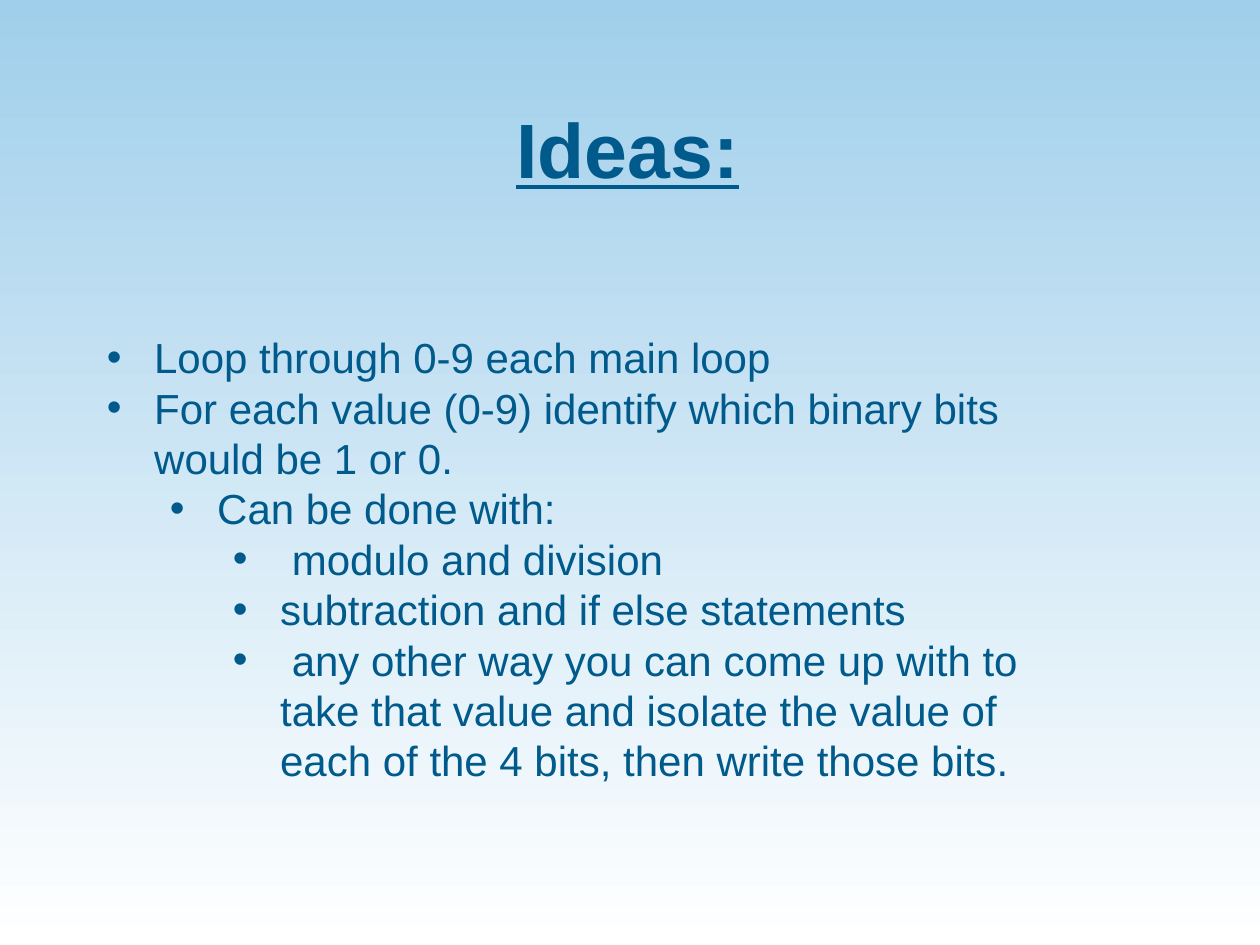
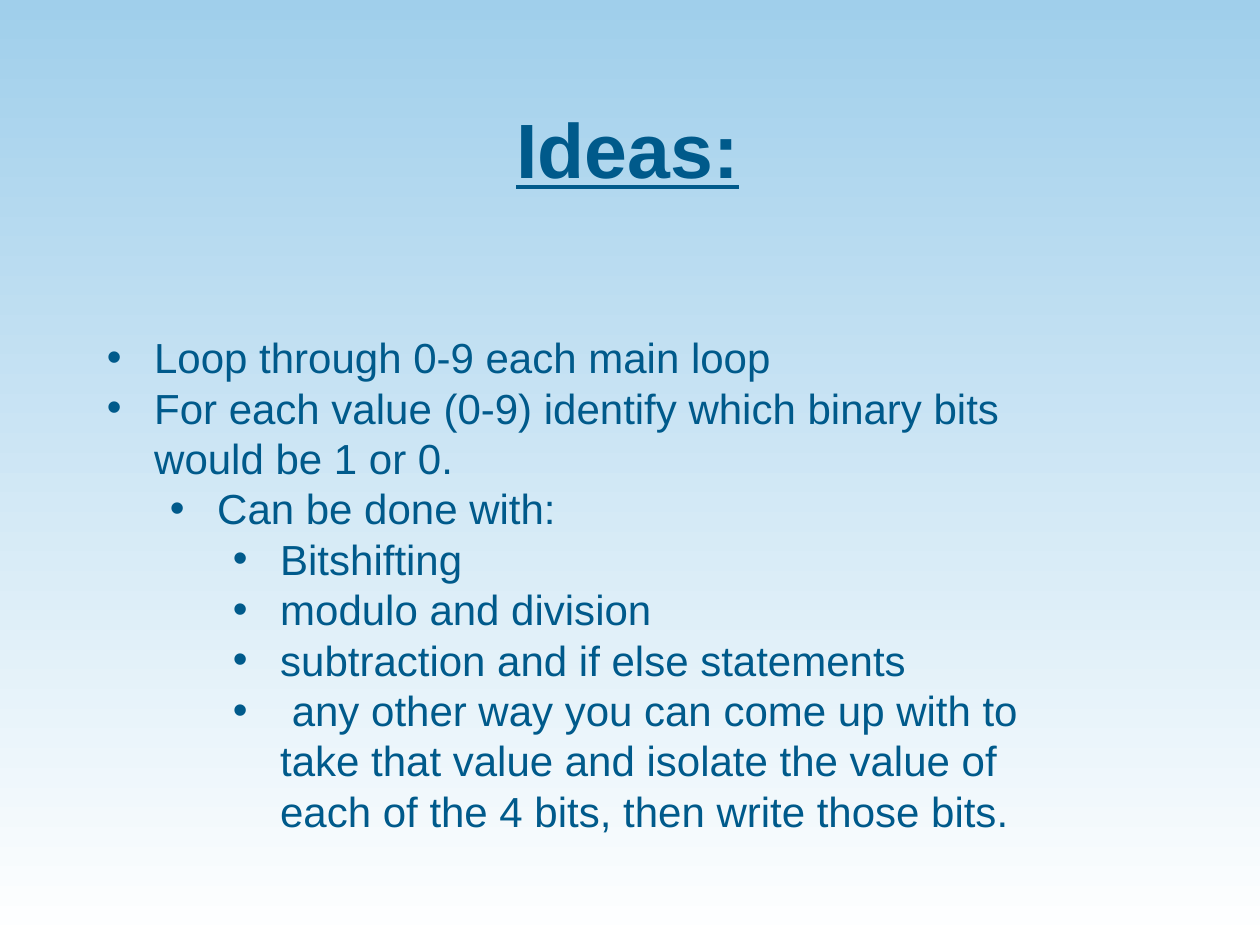
Before and after one commit to whittyh/CS341, a slide deck: slide 7 of lab 8/lab8.pptx. Drawn at 1260x945 pixels with LibreOffice and Linux fonts; fonts in the diff are those of the drawing; background and template pictures are left out. Boxes give left, top, right and bottom in pixels: in the first picture for what was removed or moved away, otherwise in the second. Text is boxed around its words. In the diff, an @@ line names an element or a change of style, - is before the commit and + after.

```diff
--- a/lab 8/lab8.pptx
+++ b/lab 8/lab8.pptx
@@ text at (280, 544, 462, 583): paragraph added @@
+    • Bitshifting
```
Also in this commit, not shown: 1 slide added.
